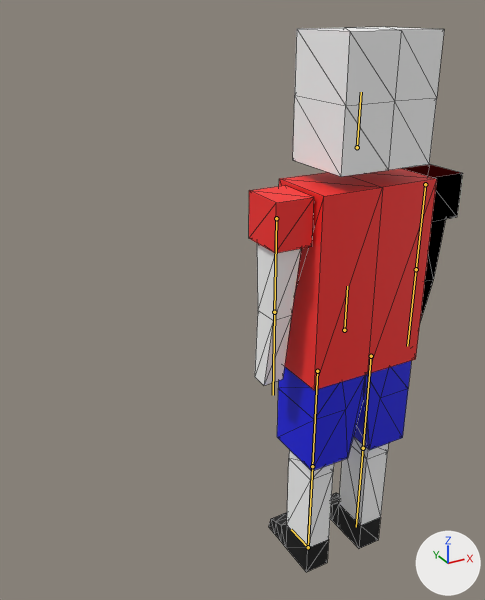
What one commit did to the glTF model public/3d-models/fighter/footballPlayer.glb.
Both versions are drawn from a camera (50 mm lens) standing at (-2.12, -2.64, 3.9) and looking at (-0.31, 0.65, 2.25). Arrows for +X, +Y and +Z are at lower right; the lights stay in place. The bones that change are drawn over the model as lines. Mesh edges are drawn as thin lines.
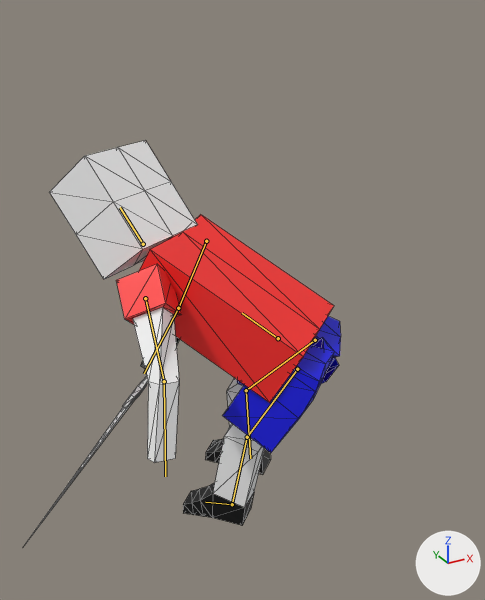
The newer file adds an action. The first version stands in its rest pose; the second is drawn at frame 15 of the action 'sword_slash'.

Where the change shows, as pixel boxes (x1, y1, x2, y2) in the pictures (485 x 600 px):
```json
{"object": "Cube.001", "change": "posed", "before": [279, 168, 437, 390], "after": [139, 214, 334, 403], "on screen": "23% wider, 15% shorter"}
{"object": "Cube", "change": "posed", "before": [293, 27, 444, 177], "after": [50, 140, 198, 279], "on screen": "7% shorter"}
{"object": "Cube.002", "change": "posed", "before": [269, 361, 411, 572], "after": [183, 316, 341, 525]}
{"object": "Cube.003", "change": "posed", "before": [249, 186, 314, 385], "after": [116, 264, 182, 463]}
{"object": "Cube.004", "change": "posed", "before": [401, 164, 463, 322], "after": [140, 337, 179, 368]}
{"object": "Cube.005", "change": "now drawn", "after": [24, 376, 148, 546]}
{"bone": "Bone", "before": "(344, 330) to (347, 286)", "after": "(278, 338) to (242, 313)"}
{"bone": "Bone.006", "before": "(276, 218) to (274, 312)", "after": "(145, 298) to (164, 381)"}
{"bone": "Bone.011", "before": "(274, 312) to (273, 395)", "after": "(164, 381) to (165, 476)"}
{"bone": "Bone.013", "before": "(425, 184) to (416, 269)", "after": "(206, 241) to (178, 308)"}
{"bone": "Bone.014", "before": "(416, 269) to (407, 346)", "after": "(178, 308) to (144, 373)"}
{"bone": "Bone.012", "before": "(357, 147) to (361, 92)", "after": "(143, 244) to (120, 207)"}
{"bone": "Bone.002", "before": "(371, 356) to (363, 448)", "after": "(315, 340) to (246, 390)"}
{"bone": "Bone.003", "before": "(363, 448) to (356, 527)", "after": "(246, 390) to (250, 458)"}
{"bone": "Bone.007", "before": "(317, 371) to (312, 466)", "after": "(297, 369) to (247, 437)"}
{"bone": "Bone.008", "before": "(312, 466) to (308, 547)", "after": "(247, 437) to (232, 504)"}
{"bone": "Bone.009", "before": "(308, 547) to (291, 529)", "after": "(232, 504) to (205, 502)"}
```

Edits to the scene script, one JSON object a line:
```json
{"block": "bone_bone", "where": "bone_bone = bpy.data.objects['CharacterArmature'].pose.bones['Bone']"}
{"op": "set", "path": "bone_bone.location", "old": "(0.0, 0.0, 0.0)", "new": "(-0.186, -0.183, -0.398)"}
{"op": "set", "path": "bone_bone.rotation_quaternion", "old": "(1.0, 0.0, 0.0, 0.0)", "new": "(0.811, -0.472, 0.294, 0.182)", "note": "degrees (0, 0, 0) -> degrees (-60, 40, 1)"}
{"block": "bone_bone_006", "where": "bone_bone_006 = bpy.data.objects['CharacterArmature'].pose.bones['Bone.006']  # child of 'Bone'"}
{"op": "set", "path": "bone_bone_006.rotation_quaternion", "old": "(1.0, 0.0, 0.0, 0.0)", "new": "(-0.9, -0.245, 0.243, -0.267)", "note": "degrees (0, 0, 0) -> degrees (22, -35, 26)"}
{"block": "bone_bone_011", "where": "bone_bone_011 = bpy.data.objects['CharacterArmature'].pose.bones['Bone.011']  # child of 'Bone.006'"}
{"op": "set", "path": "bone_bone_011.rotation_quaternion", "old": "(1.0, 0.0, 0.0, 0.0)", "new": "(0.893, 0.222, 0.382, -0.087)", "note": "degrees (0, 0, 0) -> degrees (28, 46, 1)"}
{"block": "bone_bone_013", "where": "bone_bone_013 = bpy.data.objects['CharacterArmature'].pose.bones['Bone.013']  # child of 'Bone'"}
{"op": "set", "path": "bone_bone_013.rotation_quaternion", "old": "(1.0, 0.0, 0.0, 0.0)", "new": "(-0.119, -0.375, 0.766, 0.508)", "note": "degrees (0, 0, 0) -> degrees (118, 11, -135)"}
{"block": "bone_bone_014", "where": "bone_bone_014 = bpy.data.objects['CharacterArmature'].pose.bones['Bone.014']  # child of 'Bone.013'"}
{"op": "set", "path": "bone_bone_014.rotation_quaternion", "old": "(1.0, 0.0, 0.0, 0.0)", "new": "(0.985, 0.055, 0.142, -0.082)", "note": "degrees (0, 0, 0) -> degrees (5, 17, -9)"}
{"block": "bone_bone_012", "where": "bone_bone_012 = bpy.data.objects['CharacterArmature'].pose.bones['Bone.012']  # child of 'Bone'"}
{"op": "set", "path": "bone_bone_012.rotation_quaternion", "old": "(1.0, 0.0, 0.0, 0.0)", "new": "(0.976, 0.195, -0.061, -0.078)", "note": "degrees (0, 0, 0) -> degrees (23, -5, -10)"}
{"block": "bone_bone_002", "where": "bone_bone_002 = bpy.data.objects['CharacterArmature'].pose.bones['Bone.002']  # child of 'Bone'"}
{"op": "set", "path": "bone_bone_002.rotation_quaternion", "old": "(1.0, 0.0, 0.0, 0.0)", "new": "(0.576, 0.764, -0.184, -0.223)", "note": "degrees (0, 0, 0) -> degrees (104, 7, -33)"}
{"block": "bone_bone_003", "where": "bone_bone_003 = bpy.data.objects['CharacterArmature'].pose.bones['Bone.003']  # child of 'Bone.002'"}
{"op": "set", "path": "bone_bone_003.rotation_quaternion", "old": "(1.0, 0.0, 0.0, 0.0)", "new": "(0.883, -0.388, 0.262, 0.037)", "note": "degrees (0, 0, 0) -> degrees (-50, 29, -9)"}
{"block": "bone_bone_007", "where": "bone_bone_007 = bpy.data.objects['CharacterArmature'].pose.bones['Bone.007']  # child of 'Bone'"}
{"op": "set", "path": "bone_bone_007.rotation_quaternion", "old": "(1.0, 0.0, 0.0, 0.0)", "new": "(-0.705, -0.707, -0.04, -0.03)", "note": "degrees (0, 0, 0) -> degrees (90, 1, 6)"}
{"block": "bone_bone_008", "where": "bone_bone_008 = bpy.data.objects['CharacterArmature'].pose.bones['Bone.008']  # child of 'Bone.007'"}
{"op": "set", "path": "bone_bone_008.rotation_quaternion", "old": "(1.0, 0.0, 0.0, 0.0)", "new": "(0.987, -0.154, -0.038, -0.034)", "note": "degrees (0, 0, 0) -> degrees (-18, -5, -3)"}
{"block": "bone_bone_009", "where": "bone_bone_009 = bpy.data.objects['CharacterArmature'].pose.bones['Bone.009']  # child of 'Bone.008'"}
{"op": "set", "path": "bone_bone_009.rotation_quaternion", "old": "(1.0, 0.0, 0.0, 0.0)", "new": "(0.988, -0.152, -0.003, 0.026)", "note": "degrees (0, 0, 0) -> degrees (-17, 0, 3)"}
```
